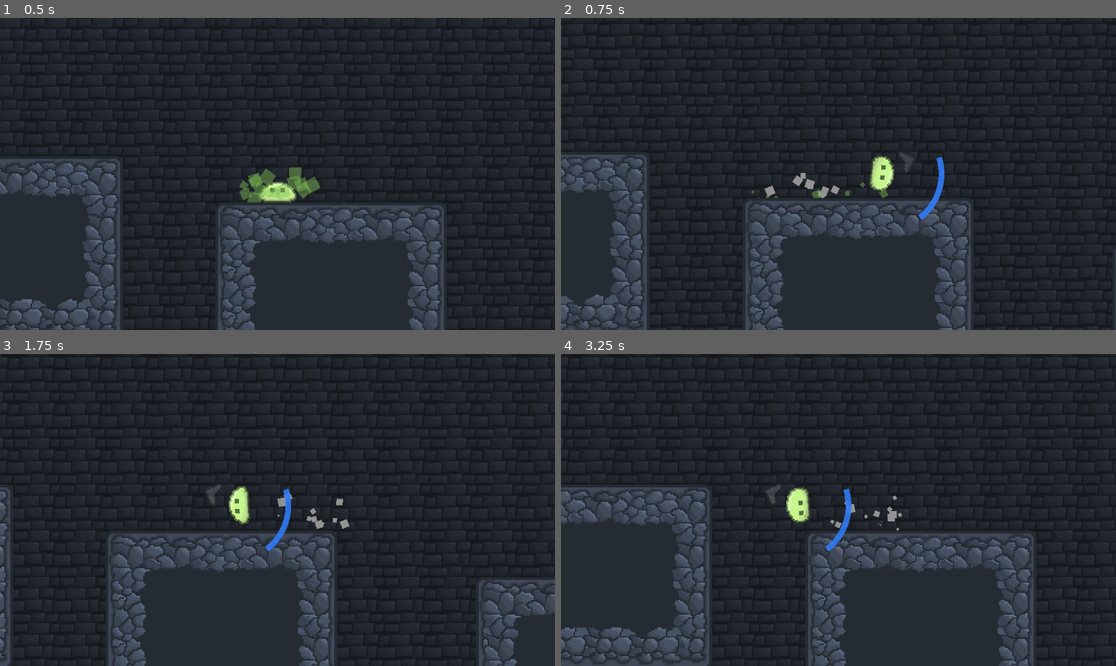
Above: before the commit, frames 1-4 (two rows, left to right).
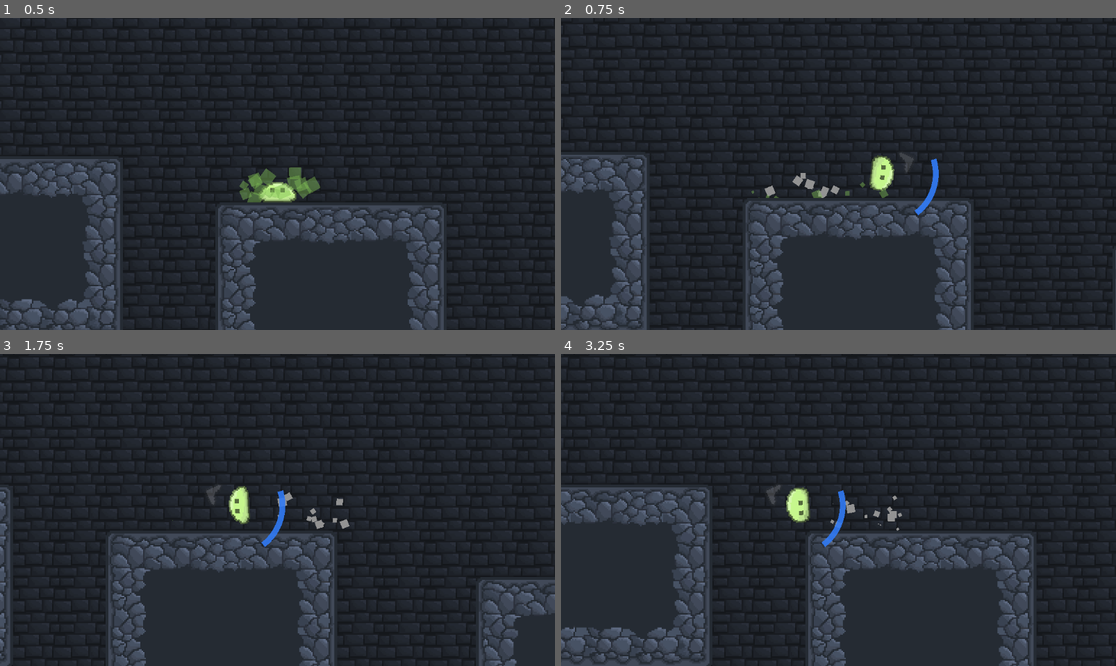
Above: after the commit, the same moments.

Repository: Z0nate/Nzara
Game: Godot game, scene res://Scenes/main.tscn
Two runs of this game, one before a commit and one after it. Both use one fixed random seed, a clock stepped at 60 frames per second and the inputs below.
Inputs (mouse positions are in pixels of both pictures, inside the frame that each line leads up to):
- Up to frame 1 (0.5 s): no input
- Up to frame 2 (0.75 s): tap Enter (ui_accept) at 0.5 s; move the mouse to (960, 158) at 0.52 s
- Up to frame 3 (1.75 s): tap Enter (ui_accept) at 0.77, 1.52 s; move the mouse to (166, 525) at 1.27 s
- Up to frame 4 (3.25 s): move the mouse to (894, 441) at 2.02 s; move the mouse to (810, 572) at 2.77 s; tap Enter (ui_accept) at 3.02 s

Frame 1 is identical in both runs. In frame 2, 0.4% of the frame differs, in the area x 63-70%, y 44-65%; in frame 3, 0.4%; in frame 4, 0.4%.

Commit message:
Radius Changed

Diff:
--- a/Scenes/player.tscn
+++ b/Scenes/player.tscn
@@ -100,6 +100,7 @@
 anchors_preset = 0
 script = ExtResource("6_bvixh")
 bar_color = Color(0.2, 0.5, 1, 1)
+bar_radius = 36.0
 bar_thickness = 4.0
 track_sweep = 0.2
 start_angle = -0.3
@@ -113,7 +114,7 @@
 script = ExtResource("6_bvixh")
 bar_color = Color(1, 0.85, 0.2, 1)
 bar_thickness = 4.0
-bar_radius = 34.0
+bar_radius = 30.0
 track_sweep = 0.2
 start_angle = -0.3
 border_color = Color(0, 0, 0, 1)
